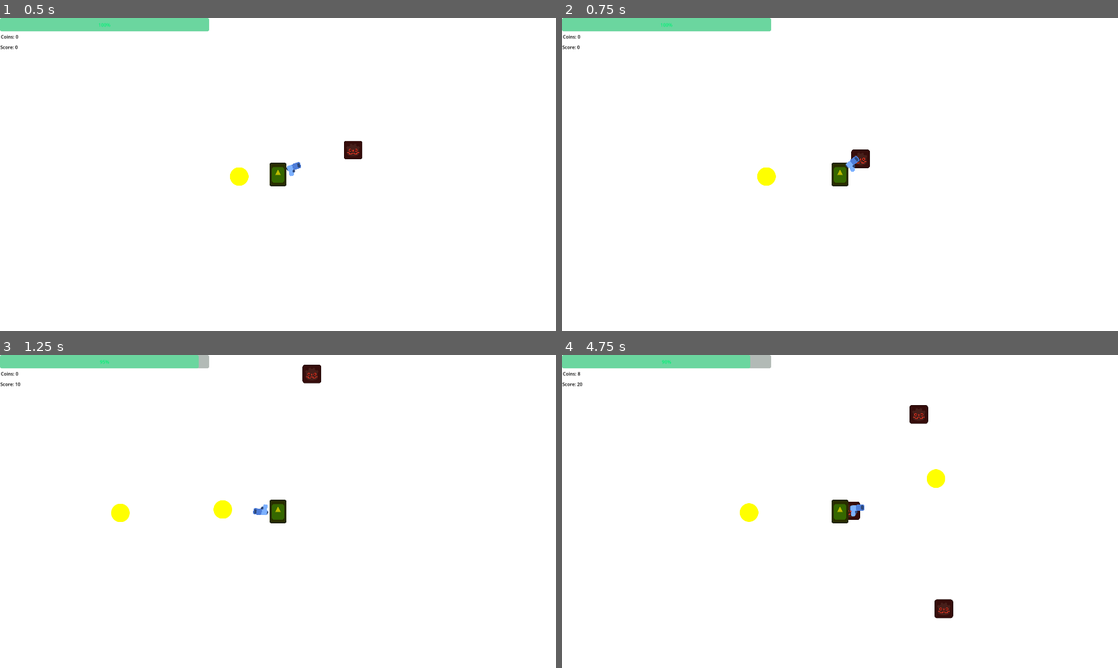
Above: before the commit, frames 1-4 (two rows, left to right).
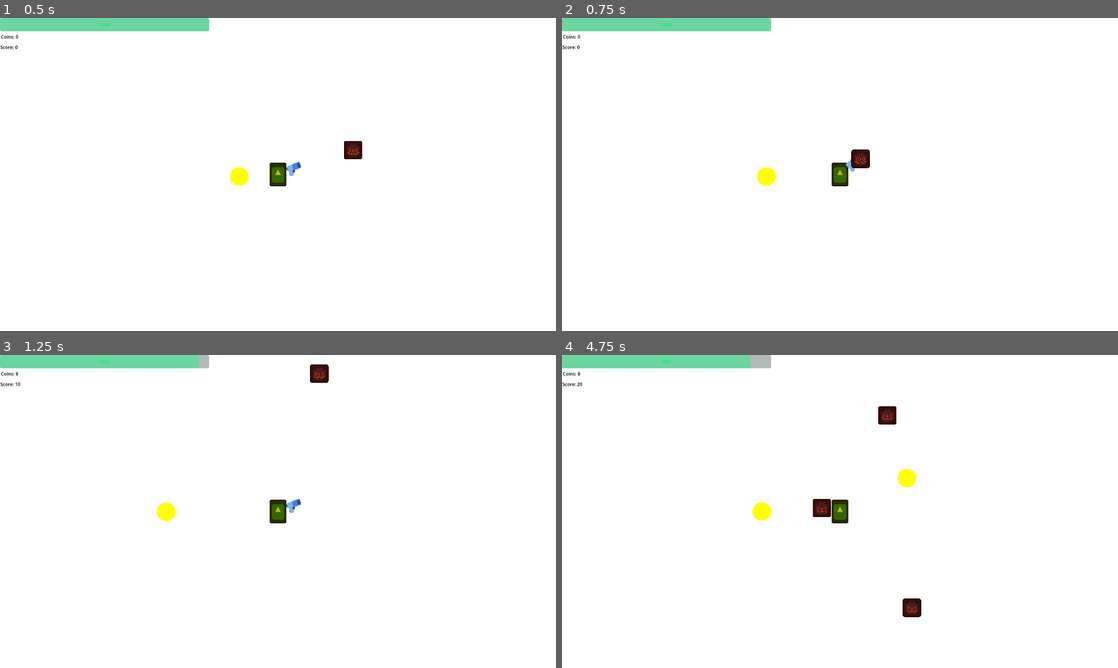
Above: after the commit, the same moments.

Repository: deutandev/survival-shooter
Game: Godot game, scene res://environment/map.tscn
Same seed, same stepped clock (60 frames per second), same inputs: the game is played once before the commit and once after it. The engine's default icon, where the game draws it, is replaced by a stand-in: a white triangle on a blue panel in a dark square.
Inputs:
- Up to frame 1 (0.5 s): no input
- Up to frame 2 (0.75 s): hold D (move_right) from 0.53 s (still down)
- Up to frame 3 (1.25 s): keep holding D (move_right)
- Up to frame 4 (4.75 s): release D (move_right) at 1.28 s; hold S (move_down) 1.28-2.03 s; hold D (move_right) 2.03-2.78 s; hold W (move_up) 2.78-3.53 s; hold A (move_left) from 3.53 s (still down)

Frame 1 is identical in both runs. In frame 2, less than 0.1% of the frame differs, in the area x 52-54%, y 44-48%; in frame 3, 0.8%; in frame 4, 1.7%, in the area x 31-71%, y 16-85%.

Commit message:
collision with enemy repair

Diff:
--- a/characters/player/player.tscn
+++ b/characters/player/player.tscn
@@ -13,7 +13,6 @@
 radius = 54.5367
 
 [node name="Player" type="CharacterBody2D" groups=["player"]]
-z_index = 1
 collision_layer = 2
 collision_mask = 7
 script = ExtResource("1_xxgcw")
@@ -22,6 +21,10 @@
 modulate = Color(0.7408, 0.734226, 1.15514e-06, 1)
 scale = Vector2(0.46875, 0.632813)
 texture = ExtResource("1_508ok")
+
+[node name="CollisionObstacle2" type="CollisionShape2D" parent="." groups=["player"]]
+position = Vector2(0, -0.5)
+shape = SubResource("RectangleShape2D_xxgcw")
 
 [node name="CoinCollectorArea" type="Area2D" parent="."]
 unique_name_in_owner = true
